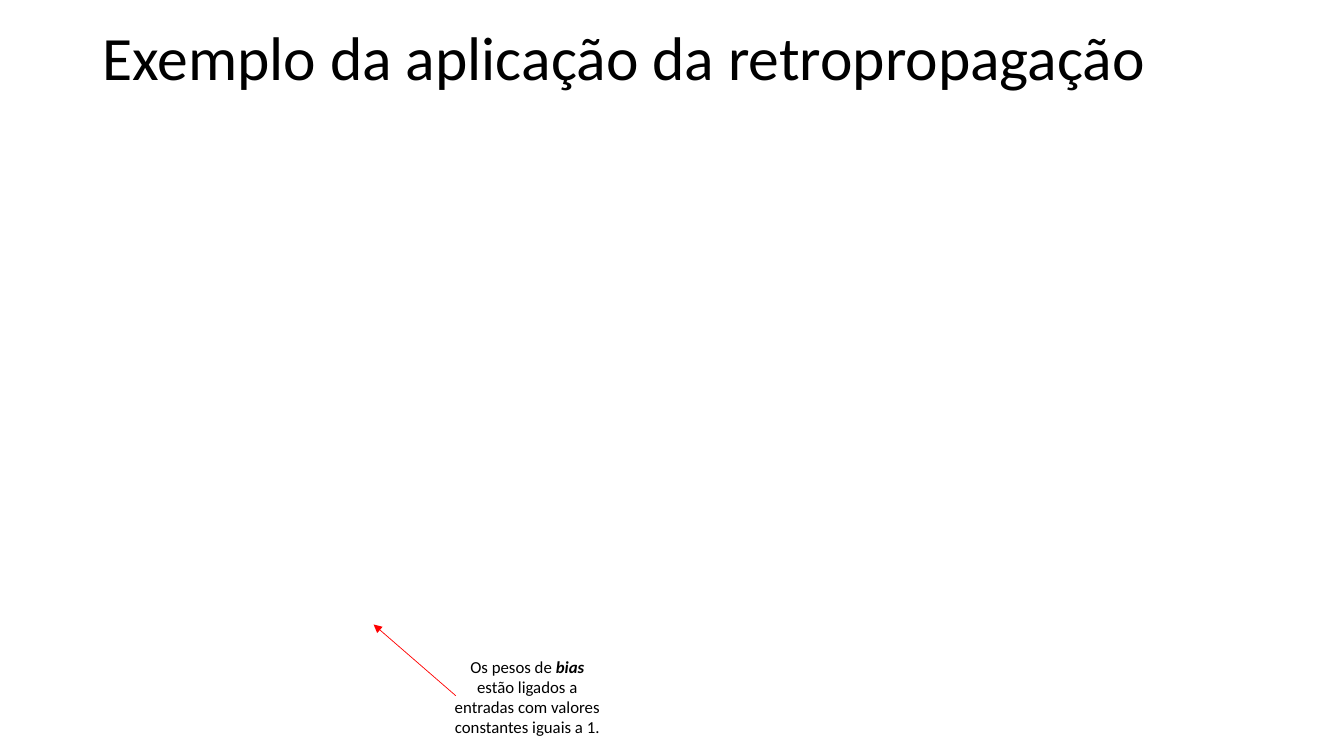
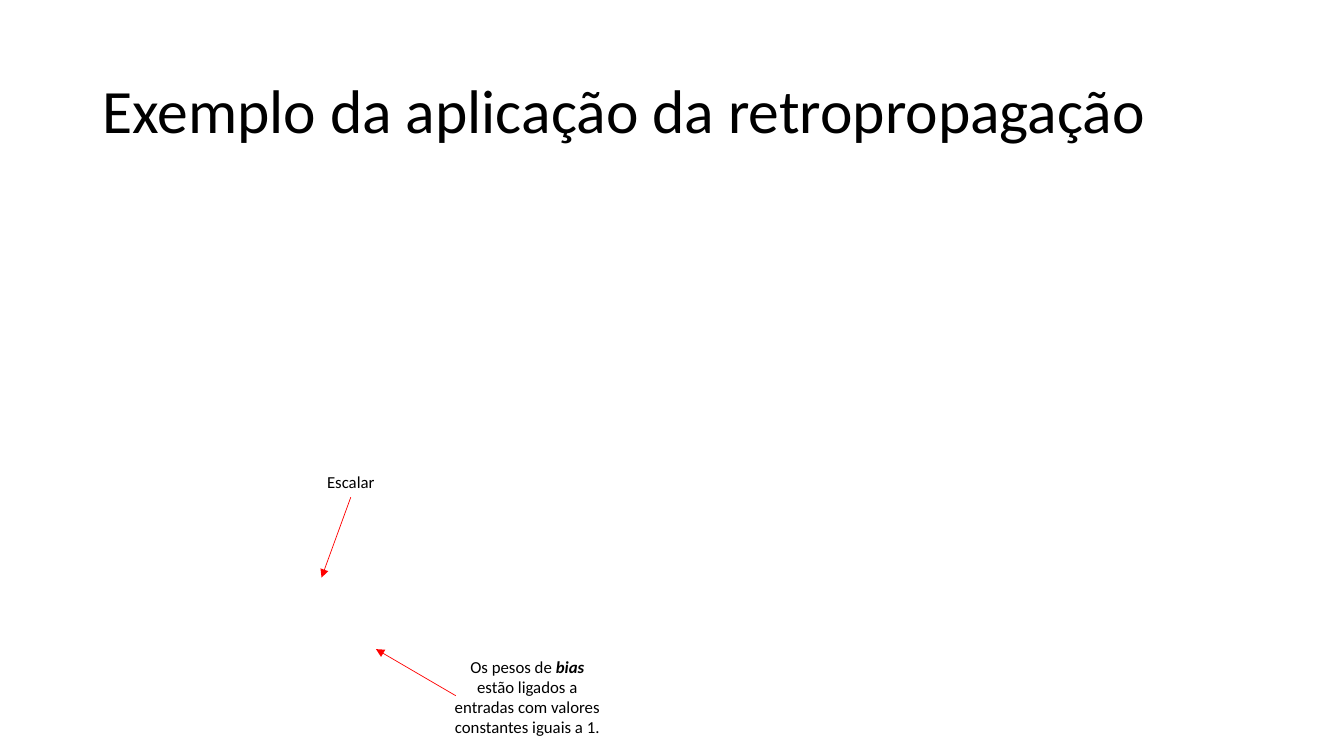
Before and after one commit to zz4fap/t320_aprendizado_de_maquina, a slide deck: slide 32 of slides/T320_Redes_Neurais_Artificiais (Parte III).pptx (slide 33 before the commit). Drawn at 1344x756 pixels with LibreOffice and Linux fonts; fonts in the diff are those of the drawing; grey boxes stand for pictures. Boxes give left, top, right and bottom in pixels: in the first picture for what was removed or moved away, otherwise in the second. Text is boxed around its words. In the diff, an @@ line names an element or a change of style, - is before the commit and + after.

```diff
--- a/slides/T320_Redes_Neurais_Artificiais (Parte III).pptx
+++ b/slides/T320_Redes_Neurais_Artificiais (Parte III).pptx
@@ title "Exemplo da aplicação da retropropagação": place and size @@
-title "Exemplo da aplicação da retropropagação" at [102, 37, 1145, 91]
+title "Exemplo da aplicação da retropropagação" at [102, 90, 1145, 144]
@@ text added at [327, 476, 374, 488], 12 pt, text #000000 @@
+Escalar
@@ arrow added from (351, 497) to (322, 578), #FF0000 0.5 pt @@
@@ arrow moved from (456, 696) - (374, 625) to (456, 696) - (376, 649) @@
```
Also in this commit, not shown: 2 other slides changed, 1 slide removed, 1 other file.
